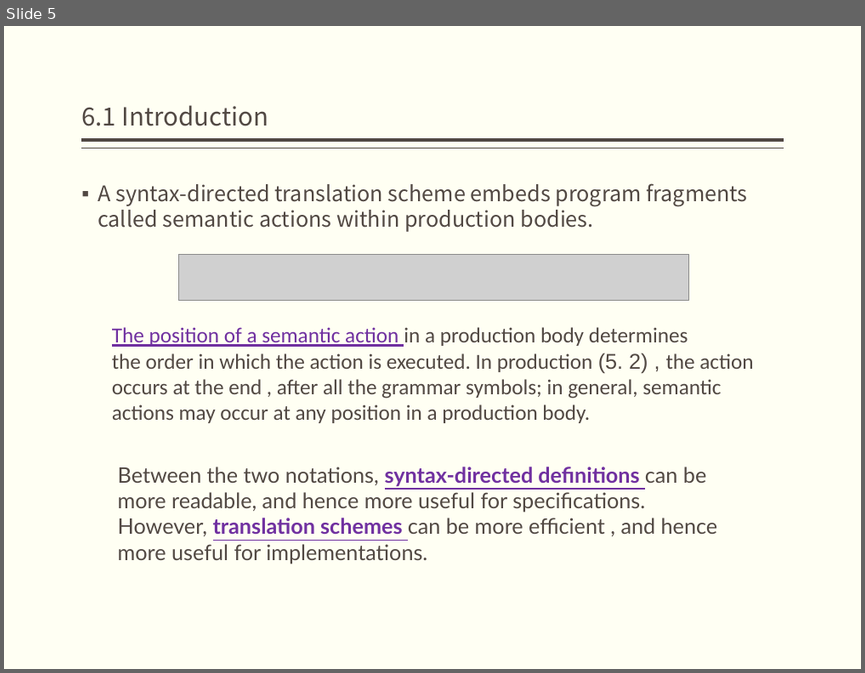
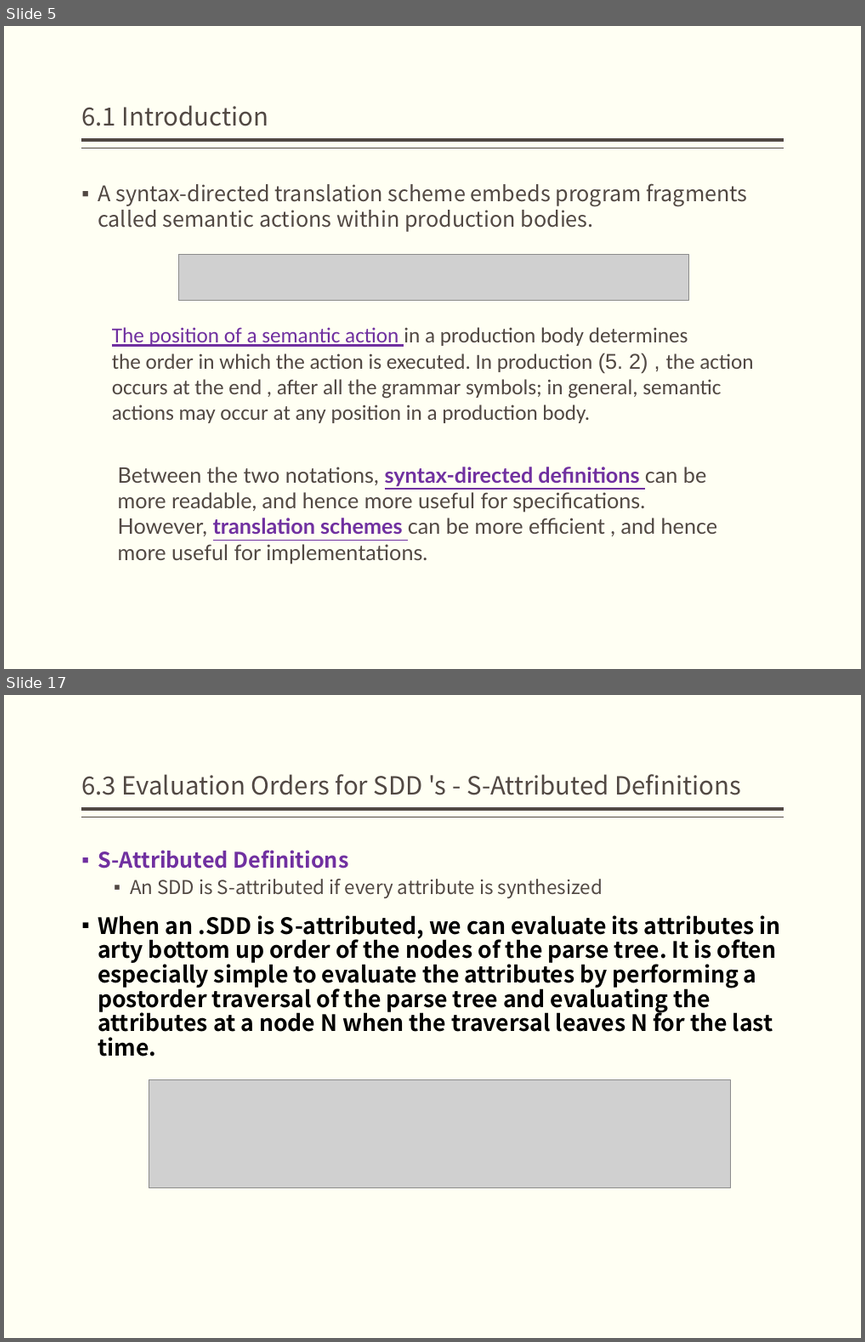
Before and after one commit to bonkboykz/jz81.github.io, a slide deck: course/compiler/LectureNotes/(Spring2017)Lecture6.pptx. Shown one above the other, each under a label of ours: slide 5 before the commit, slides 5 and 17 after it; the slides between them are not shown. The pictures are 865x673 and 865x1342 pixels, drawn with LibreOffice and Linux fonts; fonts in the diff are those of the drawing; grey boxes stand for pictures. Boxes give left, top, right and bottom in pixels: in the first picture for what was removed or moved away, otherwise in the second. Text is boxed around its words. In the diff, an @@ line names an element or a change of style, - is before the commit and + after.

```diff
--- a/course/compiler/LectureNotes/(Spring2017)Lecture6.pptx
+++ b/course/compiler/LectureNotes/(Spring2017)Lecture6.pptx
@@ slide 17 added at (x1=4, y1=695, x2=861, y2=1338), background #FFFFF3; not listed: 2 template elements that a slide beside it also shows @@
@@ title added at (x1=81, y1=774, x2=741, y2=795), 21 pt, text #514843 @@
+6.3 Evaluation Orders for SDD 's - S-Attributed Definitions
@@ text added at (x1=98, y1=850, x2=781, y2=1056), 19 pt, text #000000, bold @@
+▪ S-Attributed Definitions
+  ▪ An SDD is S-attributed if every attribute is synthesized
+▪ When an .SDD is S-attributed, we can evaluate its attributes in arty bottom up order of the nodes of the parse tree. It is often especially simple to evaluate the attributes by performing a postorder traversal of the parse tree and evaluating the attributes at a node N when the traversal leaves N for the last time.
@@ picture added at (x1=148, y1=1080, x2=730, y2=1188) @@
```
Also in this commit, not shown: 2 slides changed, 13 other slides added.
